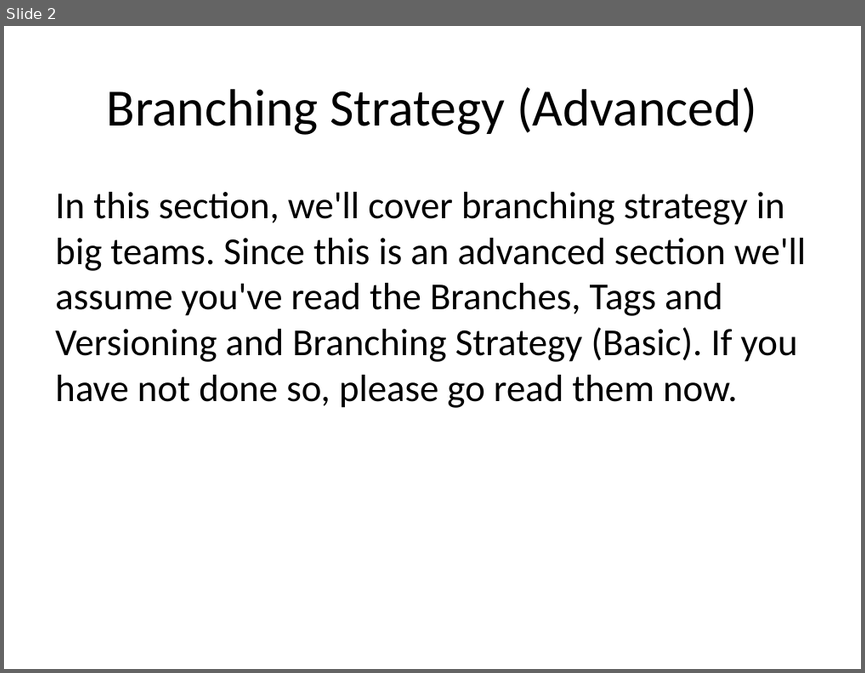
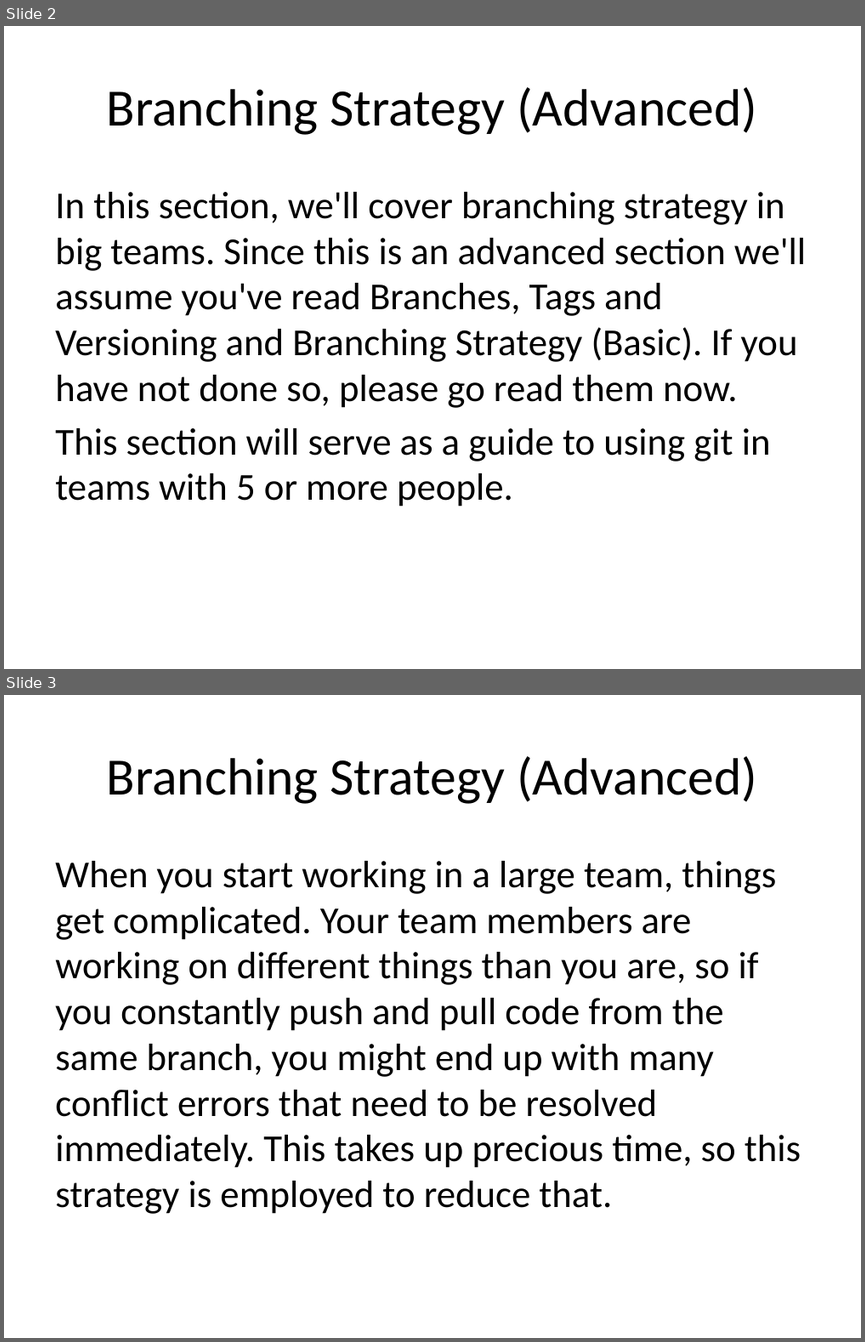
Before and after one commit to JaceTan/programming-notes, a slide deck: Branching Strategy (Advanced).pptx. Shown one above the other, each under a label of ours: slide 2 before the commit, slides 2 and 3 after it. The pictures are 865x673 and 865x1342 pixels, drawn with LibreOffice and Linux fonts; fonts in the diff are those of the drawing. Boxes give left, top, right and bottom in pixels: in the first picture for what was removed or moved away, otherwise in the second. Text is boxed around its words. In the diff, an @@ line names an element or a change of style, - is before the commit and + after.

Commit message:
finished branching strategy (advanced)

```diff
--- a/Branching Strategy (Advanced).pptx
+++ b/Branching Strategy (Advanced).pptx
@@ slide 3 added at <box>4,695,861,1338</box>, background #FFFFFF @@
@@ title added at <box>107,756,757,804</box>, 44 pt, text #000000 @@
+Branching Strategy (Advanced)
@@ text added at <box>55,861,800,1213</box>, 32 pt, text #000000 @@
+When you start working in a large team, things get complicated. Your team members are working on different things than you are, so if you constantly push and pull code from the same branch, you might end up with many conflict errors that need to be resolved immediately. This takes up precious time, so this strategy is employed to reduce that.
@@ slide 2 changed as well @@
@@ text at <box>55,192,806,506</box>: text changed @@
-In this section, we'll cover branching strategy in big teams. Since this is an advanced section we'll assume you've read the Branches, Tags and Versioning and Branching Strategy (Basic). If you have not done so, please go read them now.
+In this section, we'll cover branching strategy in big teams. Since this is an advanced section we'll assume you've read Branches, Tags and Versioning and Branching Strategy (Basic). If you have not done so, please go read them now.
+This section will serve as a guide to using git in teams with 5 or more people.
```
Also in this commit, not shown: 1 other slide changed, 5 other slides added, 4 slides removed.
